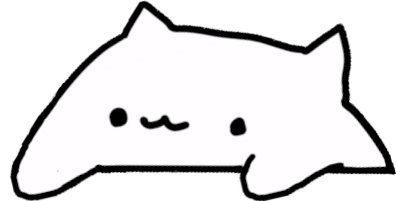
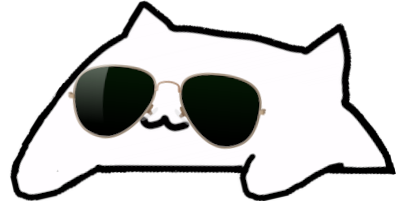
Revision of a layered 397 x 201 image; what changed, layer by layer:
added group "accessories" with 1 layers above "Layer Group" over [67,63,267,150]
added layer "sunglasses" in group "accessories" over [67,63,267,150]
